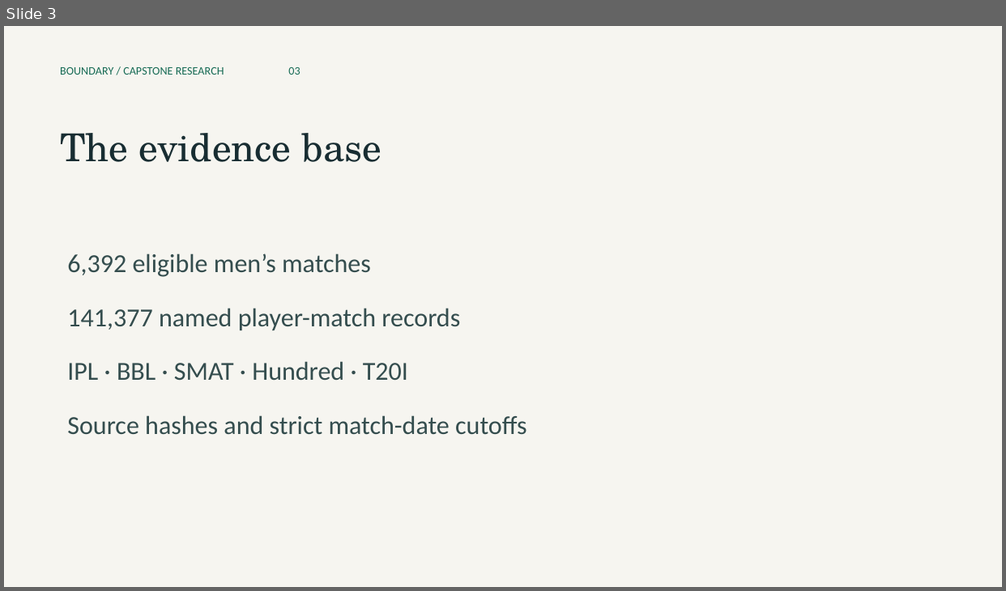
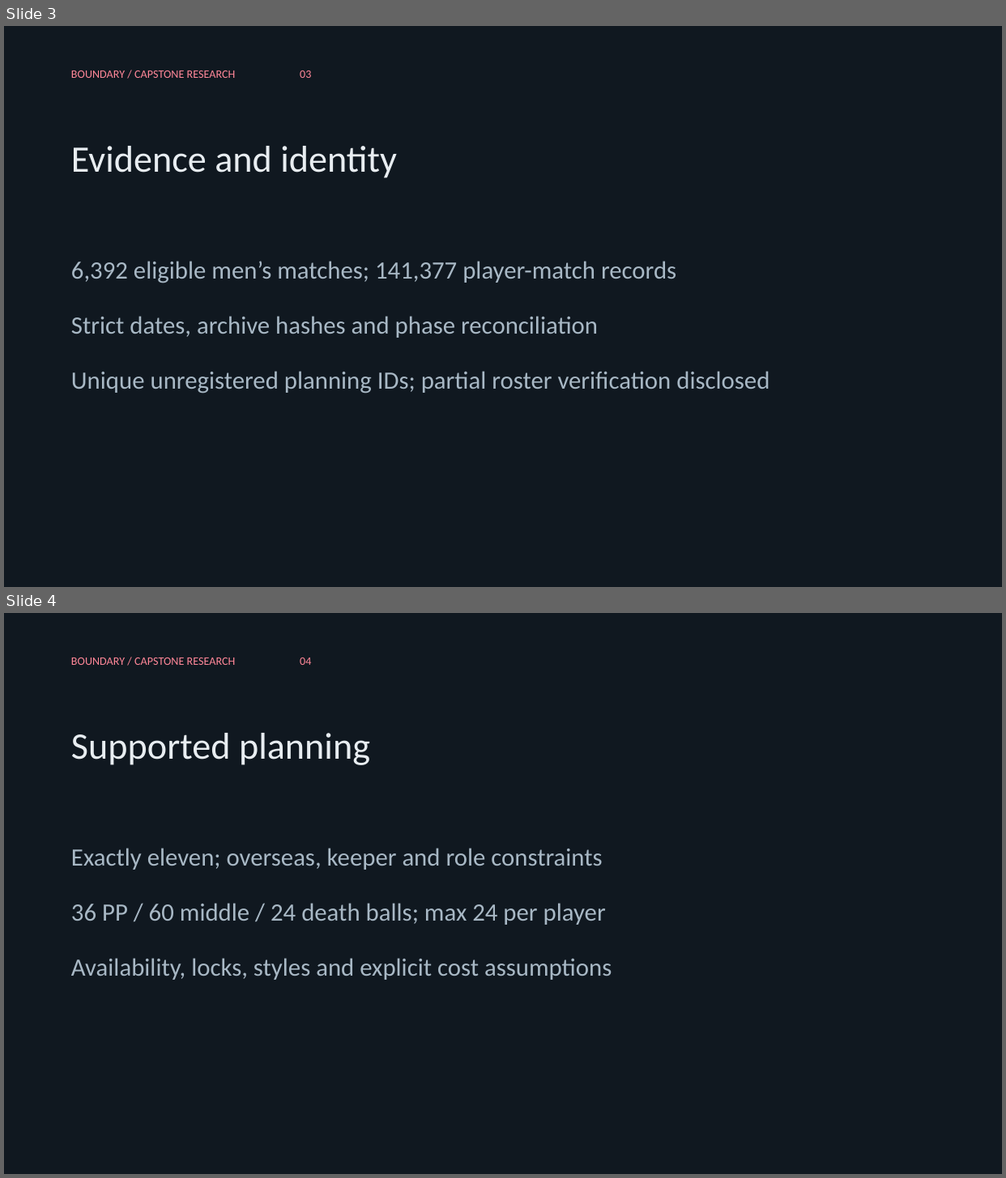
Before and after one commit to br-abishek-07/boundary-cricket-capstone, a slide deck: docs/Capstone_Presentation.pptx. Shown one above the other, each under a label of ours: slide 3 before the commit, slides 3 and 4 after it. The pictures are 1006x591 and 1006x1178 pixels, drawn with LibreOffice and Linux fonts; fonts in the diff are those of the drawing. Boxes give left, top, right and bottom in pixels: in the first picture for what was removed or moved away, otherwise in the second. Text is boxed around its words. In the diff, an @@ line names an element or a change of style, - is before the commit and + after.

Commit message:
Correct evidence integrity, supported XI workloads and grounded agent; add franchise themes
Preserve player identities and raw totals, correct phase filters, enforce complete bowling allocation, isolate private-session records, and gate research forecasts against the learned chase baseline. Add bundled marks, franchise accents and Light/Dark appearance.

Validation: 31 core regressions, 41 UI workflow checks and 5 local Chromium checks. Live provider quality and full current squad verification remain disclosed limits.

```diff
--- a/docs/Capstone_Presentation.pptx
+++ b/docs/Capstone_Presentation.pptx
@@ slide 4 added at [4, 613, 1002, 1174], background #101820 @@
@@ text added at [71, 658, 311, 665], 11 pt, text #FF8798 @@
+BOUNDARY / CAPSTONE RESEARCH 04
@@ text added at [71, 733, 370, 765], 36 pt, text #E8EDF1 @@
+Supported planning
@@ text added at [71, 848, 612, 980], 24 pt, text #A8B8C5 @@
+Exactly eleven; overseas, keeper and role constraints
+36 PP / 60 middle / 24 death balls; max 24 per player
+Availability, locks, styles and explicit cost assumptions
@@ slide 3 changed as well @@
@@ background #F6F5F0 to #101820 @@
@@ text "BOUNDARY / CAPSTONE RESEARCH 03": place and size @@
-text "BOUNDARY / CAPSTONE RESEARCH 03" at [60, 67, 300, 75]
+text "BOUNDARY / CAPSTONE RESEARCH 03" at [71, 71, 311, 78]
@@ text "BOUNDARY / CAPSTONE RESEARCH 03" at [71, 71, 311, 78]: text colour #176B55 to #FF8798; more space between paragraphs @@
@@ text at [71, 146, 397, 178]: text changed; size 37 to 36 pt; font TeX Gyre Schola to Calibri; text colour #182D32 to #E8EDF1 @@
-The evidence base
+Evidence and identity
@@ text at [71, 261, 769, 394]: text changed; size 25 to 24 pt; text colour #344D4E to #A8B8C5 @@
-6,392 eligible men’s matches
-141,377 named player-match records
-IPL · BBL · SMAT · Hundred · T20I
-Source hashes and strict match-date cutoffs
+6,392 eligible men’s matches; 141,377 player-match records
+Strict dates, archive hashes and phase reconciliation
+Unique unregistered planning IDs; partial roster verification disclosed
```
Also in this commit, not shown: 8 other slides added, 9 slides removed, 52 other files.
